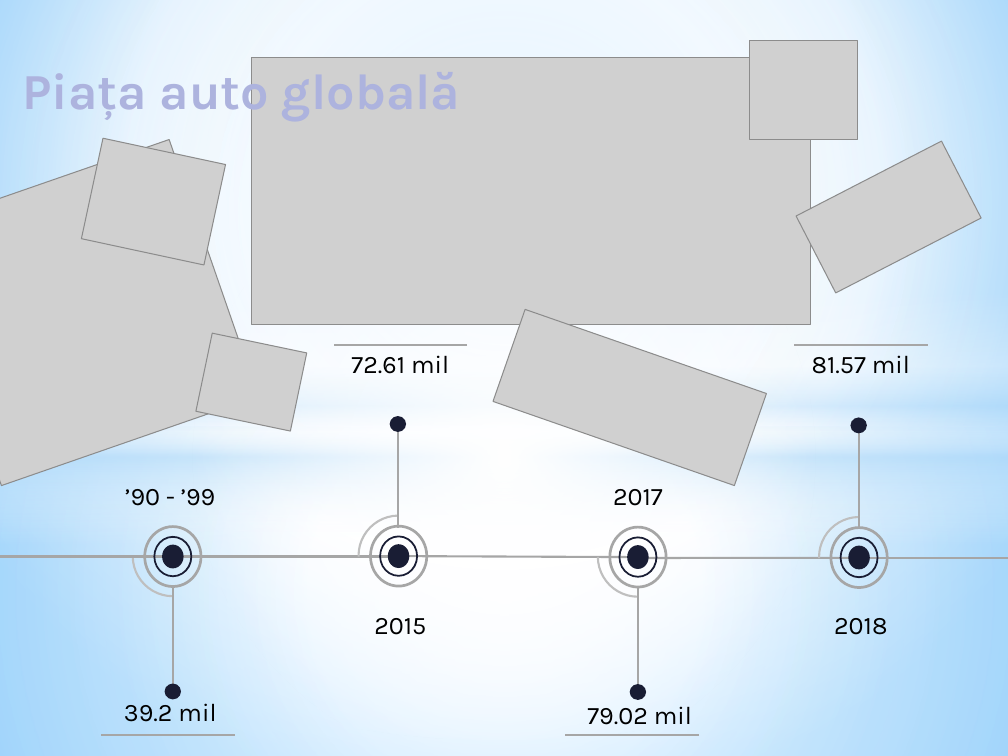
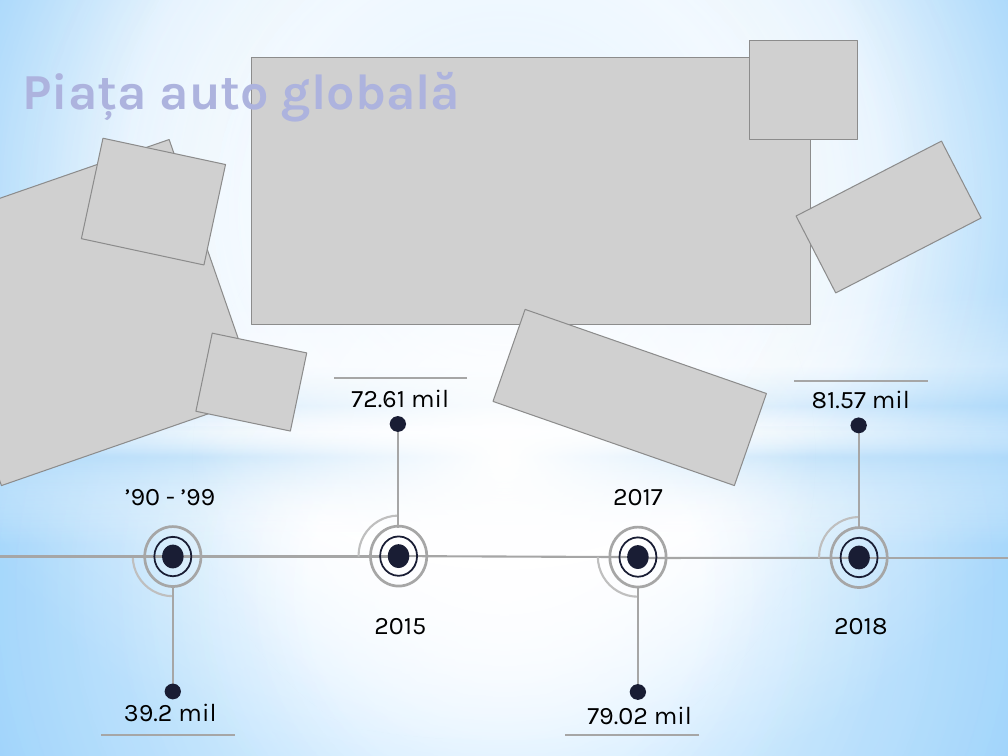
Before and after one commit to MihaiBadescu/Licenta, a slide deck: slide 2 of Licenta.pptx. Drawn at 1008x756 pixels with LibreOffice and Linux fonts; fonts in the diff are those of the drawing; grey boxes stand for pictures. Boxes give left, top, right and bottom in pixels: in the first picture for what was removed or moved away, otherwise in the second. Text is boxed around its words. In the diff, an @@ line names an element or a change of style, - is before the commit and + after.

```diff
--- a/Licenta.pptx
+++ b/Licenta.pptx
@@ line moved from (468, 346) - (334, 346) to (468, 378) - (334, 378) @@
@@ 2 texts, 1 line: place and size @@
-2 texts, 1 line at [351, 346, 927, 374]
+2 texts, 1 line at [351, 381, 927, 409]
```
Also in this commit, not shown: 3 other slides changed, 4 slides added, 4 slides removed.
